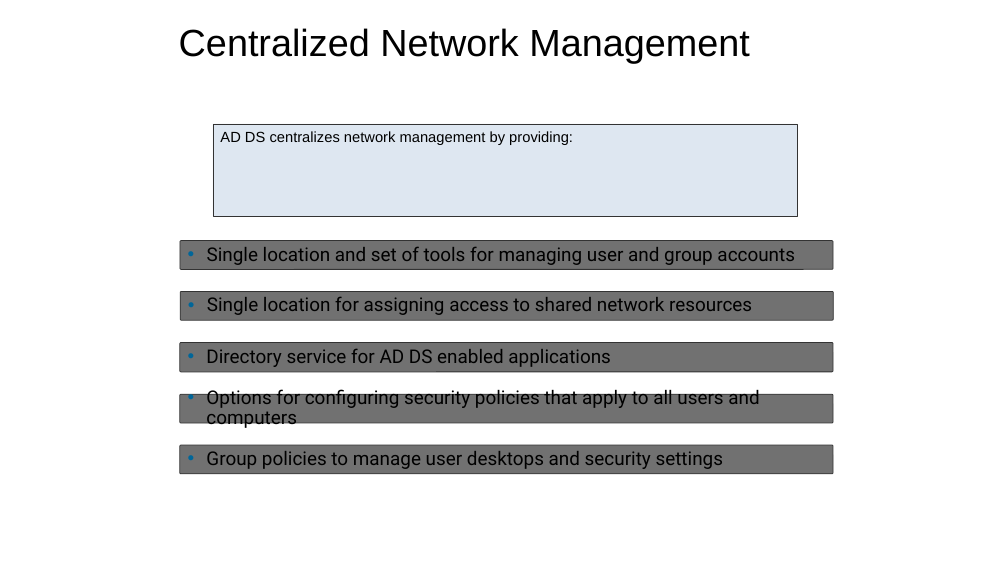
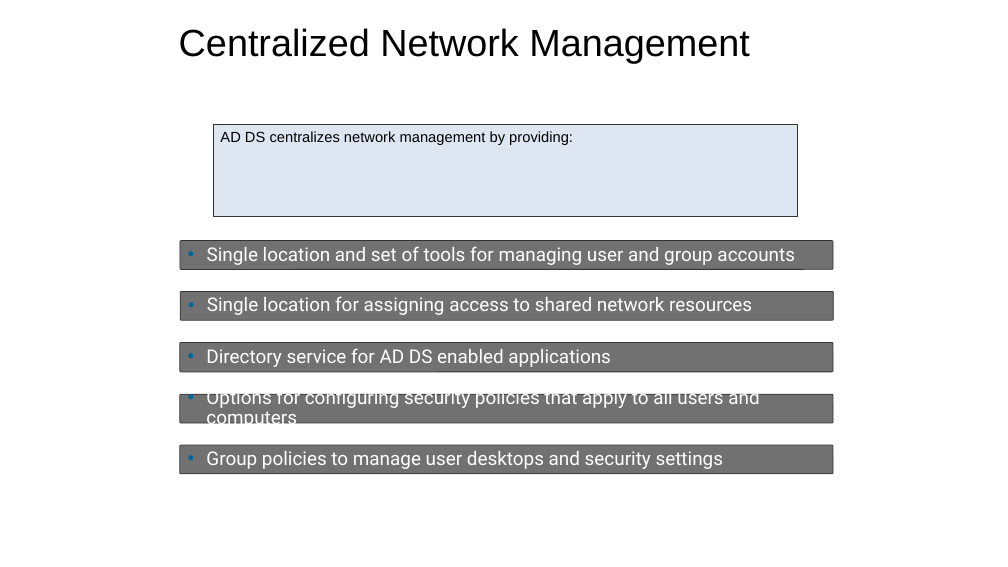
Before and after one commit to dhaval9911/dotfiles, a slide deck: slide 7 of programs/avinash.pptx (slide 8 before the commit). Drawn at 1008x567 pixels with LibreOffice and Linux fonts; fonts in the diff are those of the drawing; background and template pictures are left out. Boxes give left, top, right and bottom in pixels: in the first picture for what was removed or moved away, otherwise in the second. Text is boxed around its words. In the diff, an @@ line names an element or a change of style, - is before the commit and + after.

```diff
--- a/programs/avinash.pptx
+++ b/programs/avinash.pptx
@@ text colour #000000 to #FFFFFF in 5 elements at (x1=180, y1=240, x2=833, y2=269), (x1=180, y1=291, x2=833, y2=320), (x1=180, y1=343, x2=833, y2=372), (x1=180, y1=394, x2=833, y2=423), (x1=180, y1=445, x2=833, y2=474) @@
```
Also in this commit, not shown: 8 other slides changed, 4 slides removed, 1 other file.
